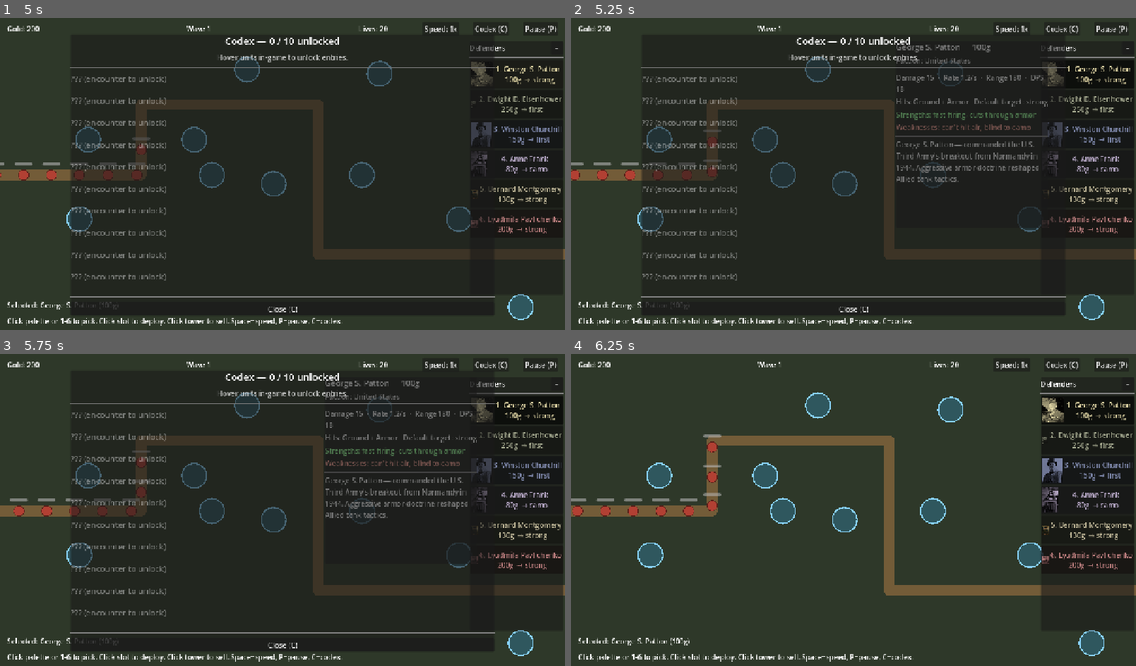
Above: before the commit, frames 1-4 (two rows, left to right).
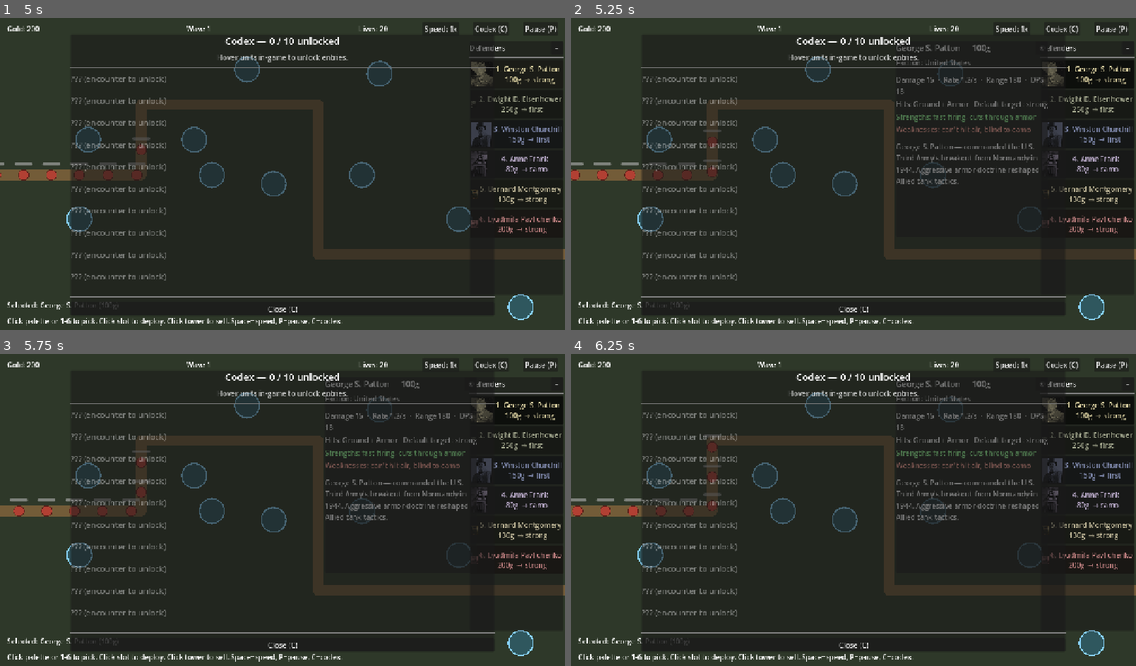
Above: after the commit, the same moments.

Repository: Josh-Buck/wwii-td
Game: Godot game, scene res://scenes/main/Main.tscn
Same seed, same stepped clock (60 frames per second), same inputs: the game is played once before the commit and once after it.
Inputs:
- Up to frame 1 (5 s): click "Speed: 1x" at 0.5 s; click "Speed: 2x" at 1.25 s; click "Speed: 4x" at 2 s; click "Codex (C)" at 2.75 s; click "−" at 3.5 s; click "◂" at 4.25 s
- Up to frame 2 (5.25 s): click "1. George S. Patton 100g → st…" at 5 s
- Up to frame 3 (5.75 s): no input
- Up to frame 4 (6.25 s): click "Close (C)" (after the commit: "×") at 5.75 s

Frame 1 is identical in both runs. In frame 2, 2.2% of the frame differs, in the area x 57-85%, y 8-69%; in frame 3, 2.2%; in frame 4, 26%, in the area x 12-88%, y 6-96%.

Commit message:
M2: defender info panel is click-pinned with close X (was floaty hover)

Diff:
--- a/scenes/ui/HUD.gd
+++ b/scenes/ui/HUD.gd
@@ -30,7 +30,8 @@
 @onready var sidebar_collapse_btn: Button = $TowerSidebar/VBox/HeaderRow/CollapseButton
 @onready var sidebar_tab: Button = $TowerSidebarTab
 @onready var def_info_panel: PanelContainer = $DefenderInfoPanel
-@onready var def_name: Label = $DefenderInfoPanel/VBox/NameLabel
+@onready var def_name: Label = $DefenderInfoPanel/VBox/HeaderRow/NameLabel
+@onready var def_close_btn: Button = $DefenderInfoPanel/VBox/HeaderRow/CloseButton
 @onready var def_faction: Label = $DefenderInfoPanel/VBox/FactionLabel
 @onready var def_stats: Label = $DefenderInfoPanel/VBox/StatsLabel
 @onready var def_hits: Label = $DefenderInfoPanel/VBox/HitsLabel
@@ -98,6 +99,7 @@
 	EventBus.map_ready.connect(_on_map_ready)
 	sidebar_collapse_btn.pressed.connect(_toggle_sidebar)
 	sidebar_tab.pressed.connect(_toggle_sidebar)
+	def_close_btn.pressed.connect(_hide_defender_info)
 	shop_panel.visible = false
 	shop_next_btn.pressed.connect(_on_shop_next_pressed)
 	EventBus.shop_opened.connect(_on_shop_opened)
@@ -164,8 +166,7 @@
 	btn.add_theme_color_override("font_color", Color.WHITE)
 	btn.modulate = stats.color.lerp(Color.WHITE, 0.4)
 	btn.pressed.connect(_on_palette_btn_pressed.bind(idx))
-	btn.mouse_entered.connect(_show_defender_info.bind(stats))
-	btn.mouse_exited.connect(_hide_defender_info)
+	btn.pressed.connect(_show_defender_info.bind(stats))
 	# If a portrait texture exists, drop it into the button as an icon.
 	if stats.portrait != null:
 		btn.icon = stats.portrait
--- a/scenes/ui/HUD.tscn
+++ b/scenes/ui/HUD.tscn
@@ -102,20 +102,24 @@
 
 [node name="DefenderInfoPanel" type="PanelContainer" parent="."]
 visible = false
-mouse_filter = 2
 offset_left = 736.0
 offset_top = 56.0
 offset_right = 1056.0
-offset_bottom = 480.0
+offset_bottom = 500.0
 
 [node name="VBox" type="VBoxContainer" parent="DefenderInfoPanel"]
-mouse_filter = 2
 theme_override_constants/separation = 6
 
-[node name="NameLabel" type="Label" parent="DefenderInfoPanel/VBox"]
-mouse_filter = 2
+[node name="HeaderRow" type="HBoxContainer" parent="DefenderInfoPanel/VBox"]
+
+[node name="NameLabel" type="Label" parent="DefenderInfoPanel/VBox/HeaderRow"]
+size_flags_horizontal = 3
 text = ""
 theme_override_font_sizes/font_size = 18
+
+[node name="CloseButton" type="Button" parent="DefenderInfoPanel/VBox/HeaderRow"]
+text = "×"
+custom_minimum_size = Vector2(28, 0)
 
 [node name="FactionLabel" type="Label" parent="DefenderInfoPanel/VBox"]
 mouse_filter = 2
